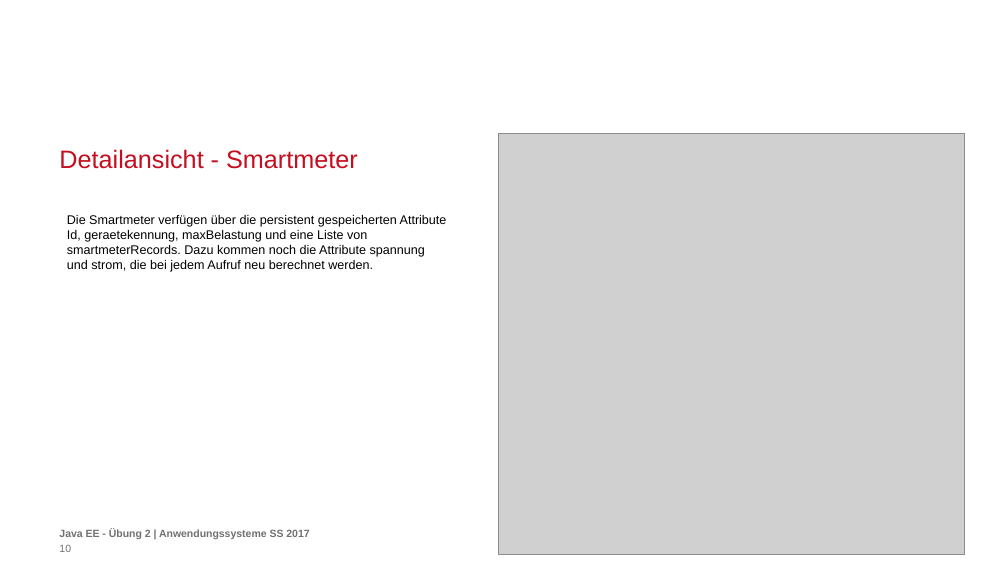
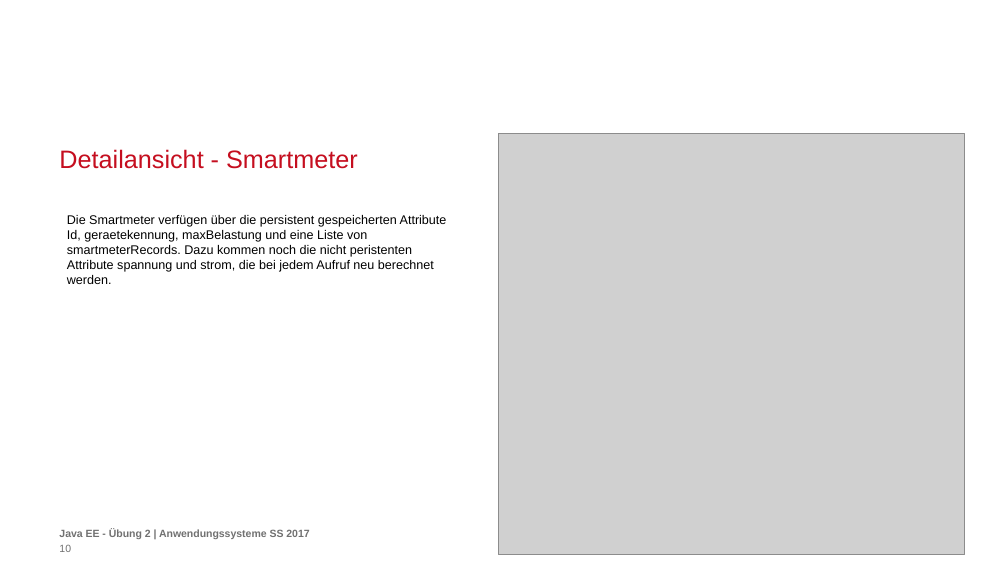
Before and after one commit to carolin262/anwendungssysA2, a slide deck: slide 10 of PräsentationJavaEE.pptx. Drawn at 1008x567 pixels with LibreOffice and Linux fonts; fonts in the diff are those of the drawing; grey boxes stand for pictures; background and template pictures are left out. Boxes give left, top, right and bottom in pixels: in the first picture for what was removed or moved away, otherwise in the second. Text is boxed around its words. In the diff, an @@ line names an element or a change of style, - is before the commit and + after.

```diff
--- a/PräsentationJavaEE.pptx
+++ b/PräsentationJavaEE.pptx
@@ text at box(67, 230, 434, 284): text changed @@
-Id, geraetekennung, maxBelastung und eine Liste von smartmeterRecords. Dazu kommen noch die Attribute spannung und strom, die bei jedem Aufruf neu berechnet werden.
+Id, geraetekennung, maxBelastung und eine Liste von smartmeterRecords. Dazu kommen noch die nicht peristenten Attribute spannung und strom, die bei jedem Aufruf neu berechnet werden.
```
Also in this commit, not shown: 10 other slides changed, 5 slides added.
